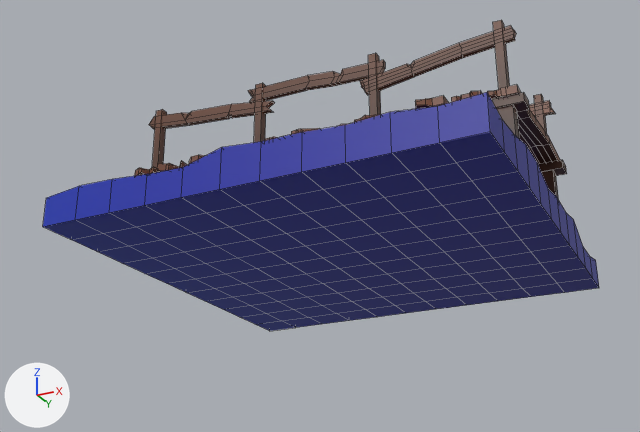
Two versions of the FBX model SlidingPuzzle/Assets/Models/BridgeLR.fbx, one commit apart.
The view is the same before and after, from a 50 mm lens placed at (1.69, -3.69, -1.9), pointed at (-0.11, -0.08, -0.28). Every picture has the same lights, and +X, +Y and +Z are marked at lower left. Mesh edges are drawn as thin lines. Where no turn or scale is listed for an object, it has been applied to the vertices. Vertices at the same position are counted once.

In view in the first picture: 'BridgeLR'.
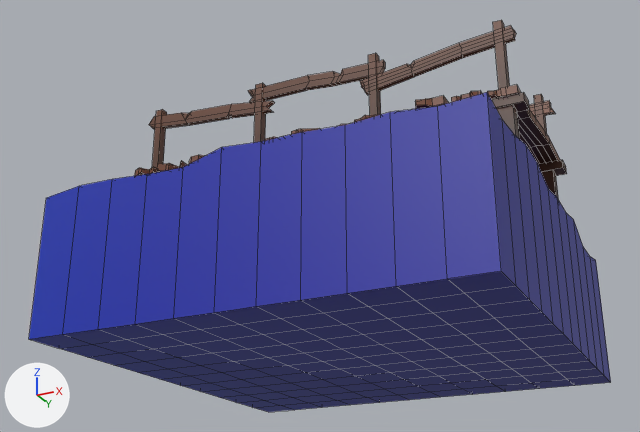
Pixel boxes [x1, y1, x2, y2] of what changed, in the pictures (640 x 432 px; the box of a moved part takes in the faces that stretch with it):
'BridgeLR', reshaped (26% taller): before [43, 20, 599, 331]; after [29, 20, 611, 412]
part 1 of me_cube_031, moved or reshaped: before [43, 129, 599, 331]; after [29, 129, 611, 412]

What the commit changed:
me_cube_031 is used by ob_bridgelr; location (0.0, 0.0, 0.0).
me_cube_031 had 1292 vertices, 1226 faces and spanned x -1.0..1.0, y -1.0..1.0, z -0.5..0.36.
me_cube_031 now has 1294 vertices, 1226 faces and spans x -1.0..1.0, y -1.0..1.0, z -1.0..0.36.
Part 1, on me_cube_031:
6 vertices are removed from x 0.45..1.0, y 0.64..1.0, z -0.5.
16 faces are deleted.
136 vertices in x -1.0..1.0, y -1.0..1.0, z -0.5 move by (0.0, 0.0, -0.5).
8 vertices are added at x 0.45..1.0, y 0.64..1.0, z -1.0.
16 new faces join them.
